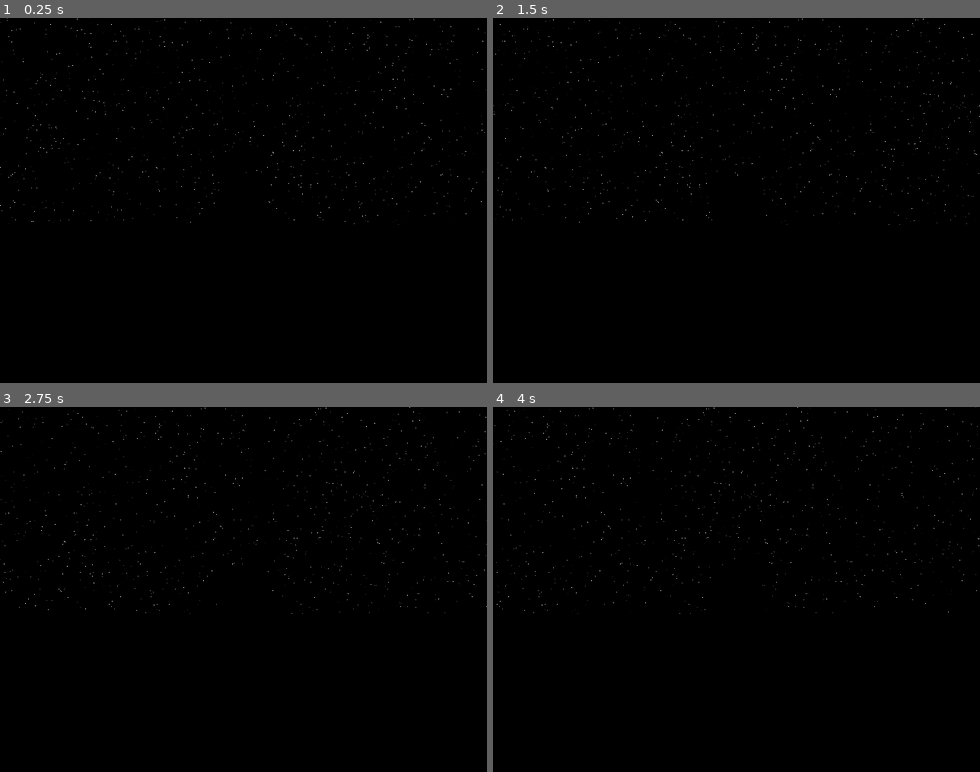
Above: before the commit, frames 1-4 (two rows, left to right).
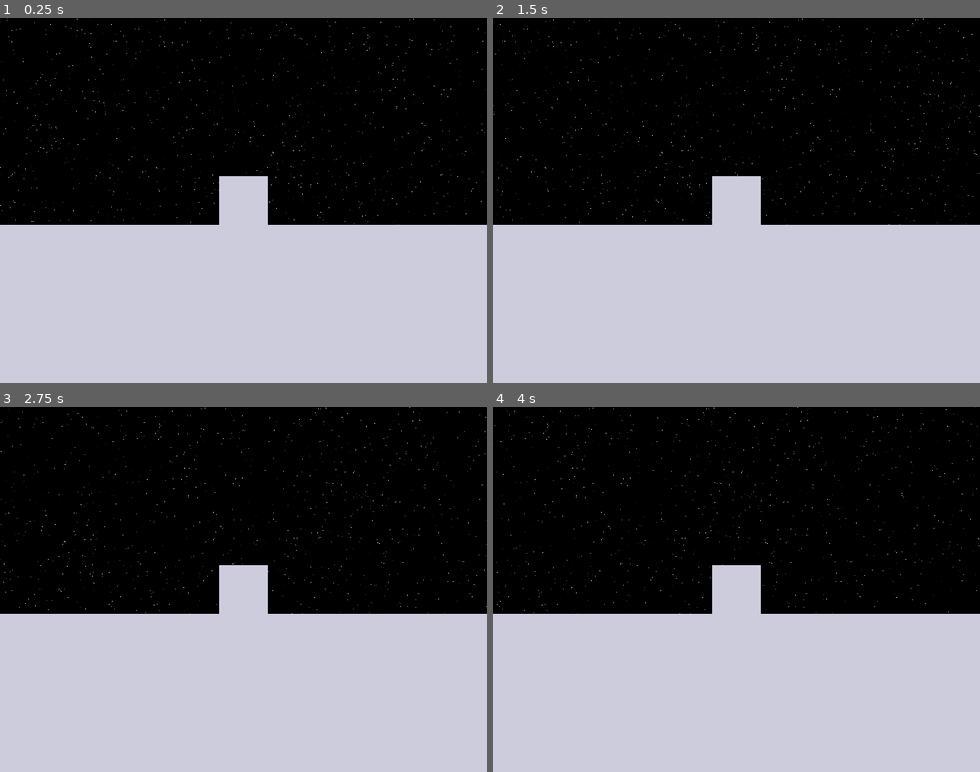
Above: after the commit, the same moments.

Repository: swashdev/minigame-madness
Game: Godot game, scene res://mini/jump/jump_minigame.tscn
Same seed, same stepped clock (60 frames per second), same inputs: the game is played once before the commit and once after it. This scene is started directly instead of the project's main scene.
Inputs (mouse positions are in pixels of both pictures, inside the frame that each line leads up to):
- Up to frame 1 (0.25 s): no input
- Up to frame 2 (1.5 s): move the mouse to (843, 182) at 0.52 s; hold Space (action) 0.53-1.28 s; hold Right (move_right) from 0.53 s (still down); tap Up (move_up) at 0.77 s; move the mouse to (639, 218) at 1.27 s; tap A (secret_a) at 1.35 s
- Up to frame 3 (2.75 s): tap Up (move_up) at 1.52 s; move the mouse to (292, 509) at 2.02 s; release Right (move_right) at 2.03 s; hold Left (move_left) from 2.03 s (still down); tap B (secret_b) at 2.1 s
- Up to frame 4 (4 s): move the mouse to (712, 662) at 2.77 s; release Left (move_left) at 2.78 s; hold Right (move_right) from 2.78 s (still down); tap Space (action) at 2.85 s; tap Up (move_up) at 3.02, 3.77 s; move the mouse to (882, 644) at 3.52 s; tap A (secret_a) at 3.6 s

The runs differ from the first frame. In frame 1, 45% of the frame differs, in the area x 0-100%, y 43-100%; in frame 2, 45%; in frame 3, 45%; in frame 4, 45%.

Commit message:
[JUMP] Adjust color of game elements.
The in-game objects are now an off-white color so that they stand out
against the background without looking too glaring.

Diff:
--- a/mini/jump/jump_minigame.tscn
+++ b/mini/jump/jump_minigame.tscn
@@ -33,7 +33,7 @@
 margin_right = 32.0
 margin_bottom = 32.0
 rect_pivot_offset = Vector2( 32, 32 )
-color = Color( 0, 0, 0, 1 )
+color = Color( 0.8, 0.8, 0.866667, 1 )
 
 [node name="Floor" type="StaticBody2D" parent="."]
 position = Vector2( 320, 272 )
@@ -49,7 +49,7 @@
 margin_left = -320.0
 margin_right = 320.0
 margin_bottom = 208.0
-color = Color( 0, 0, 0, 1 )
+color = Color( 0.8, 0.8, 0.866667, 1 )
 
 [node name="Pushers" type="Node" parent="."]
 
--- a/mini/jump/scenes/pusher.tscn
+++ b/mini/jump/scenes/pusher.tscn
@@ -14,4 +14,4 @@
 margin_left = -16.0
 margin_top = -64.0
 margin_right = 16.0
-color = Color( 0, 0, 0, 1 )
+color = Color( 0.8, 0.8, 0.866667, 1 )
